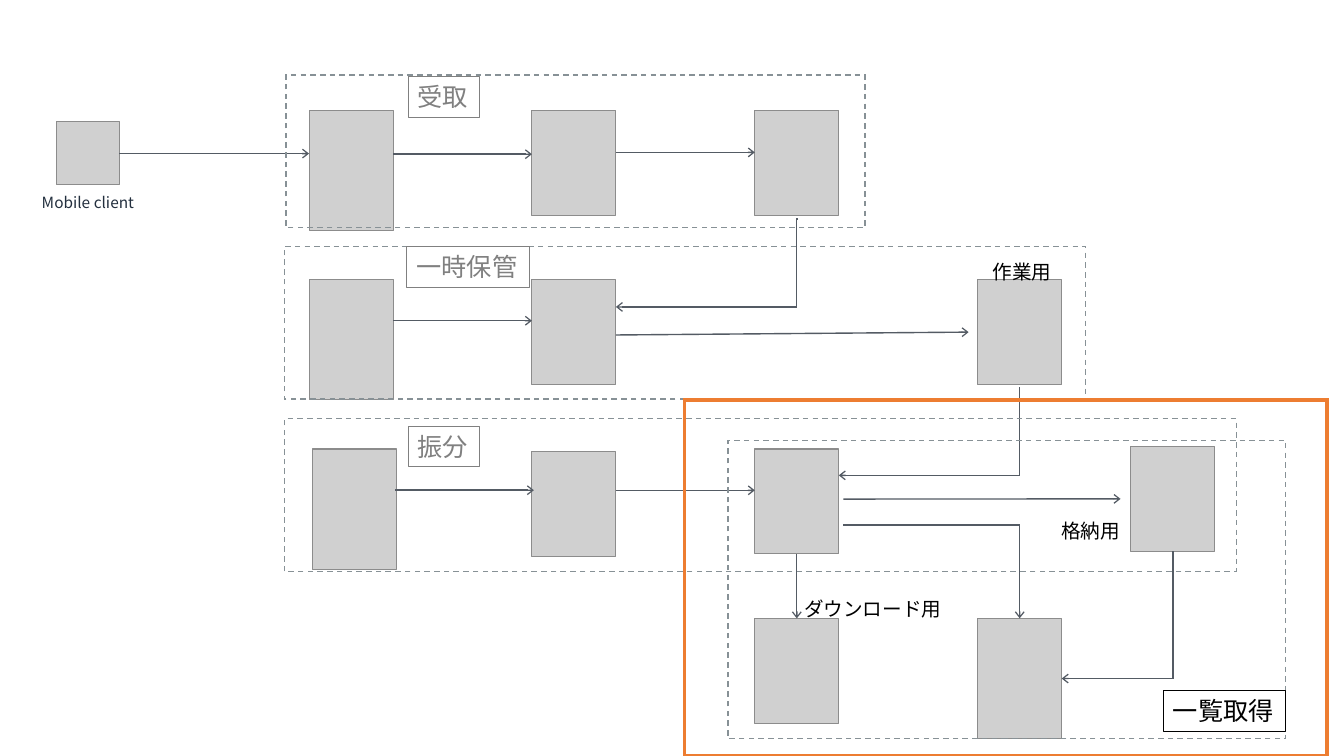
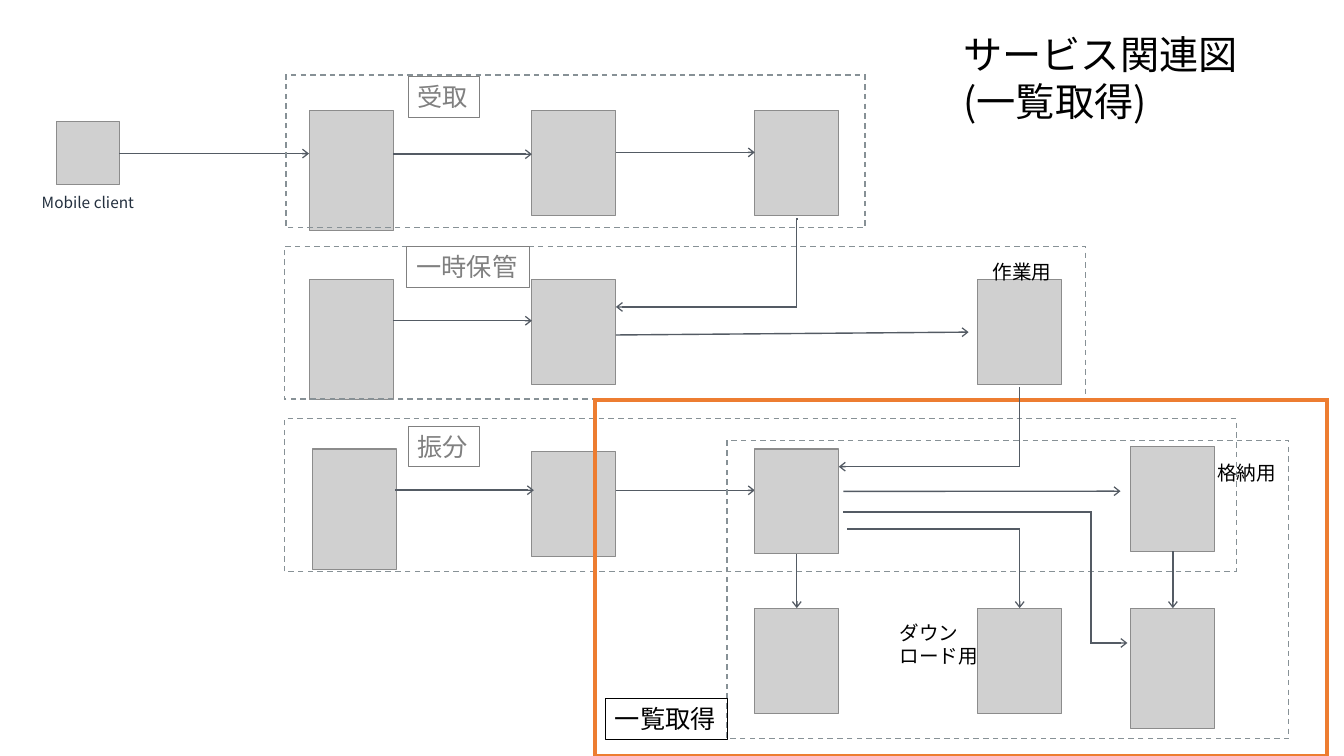
Before and after one commit to kodamashinji/task3, a slide deck: slide 14 of doc/arch.pptx (slide 11 before the commit). Drawn at 1344x756 pixels with LibreOffice and Linux fonts; fonts in the diff are those of the drawing; grey boxes stand for pictures. Boxes give left, top, right and bottom in pixels: in the first picture for what was removed or moved away, otherwise in the second. Text is boxed around its words. In the diff, an @@ line names an element or a change of style, - is before the commit and + after.

```diff
--- a/doc/arch.pptx
+++ b/doc/arch.pptx
@@ text added at <box>964,36,1238,124</box>, 28 pt, text #000000 @@
+サービス関連図
+(一覧取得)
@@ elbow arrow moved from (839, 476) - (1020, 387) to (839, 467) - (1020, 387) @@
@@ rectangle: place and size @@
-rectangle at <box>685,400,1327,756</box>
+rectangle at <box>595,400,1327,756</box>
@@ text "格納用" rewrapped from <box>1061,521,1120,540</box> to <box>1217,462,1276,486</box> @@
@@ arrow moved from (844, 499) - (1121, 499) to (844, 492) - (1121, 491) @@
@@ elbow arrow moved from (1062, 679) - (1174, 552) to (1127, 643) - (844, 512) @@
@@ elbow arrow moved from (1020, 619) - (844, 525) to (1020, 608) - (848, 529) @@
@@ arrow moved from (797, 555) - (797, 619) to (797, 555) - (797, 608) @@
@@ arrow added from (1174, 552) to (1174, 608), #545B64 1 pt @@
@@ picture added at <box>755,608,839,713</box> @@
@@ text at <box>899,623,977,665</box>: text changed @@
-ダウンロード用
+ダウン
+ロード用
@@ picture: place and size @@
-picture at <box>755,619,839,724</box>
+picture at <box>978,608,1062,713</box>
@@ picture: place and size @@
-picture at <box>978,619,1062,739</box>
+picture at <box>1131,608,1215,728</box>
@@ rectangle "一覧取得": place and size @@
-rectangle "一覧取得" at <box>1164,691,1286,731</box>
+rectangle "一覧取得" at <box>605,699,727,739</box>
```
Also in this commit, not shown: 8 other slides changed, 4 slides added, 1 other file.
